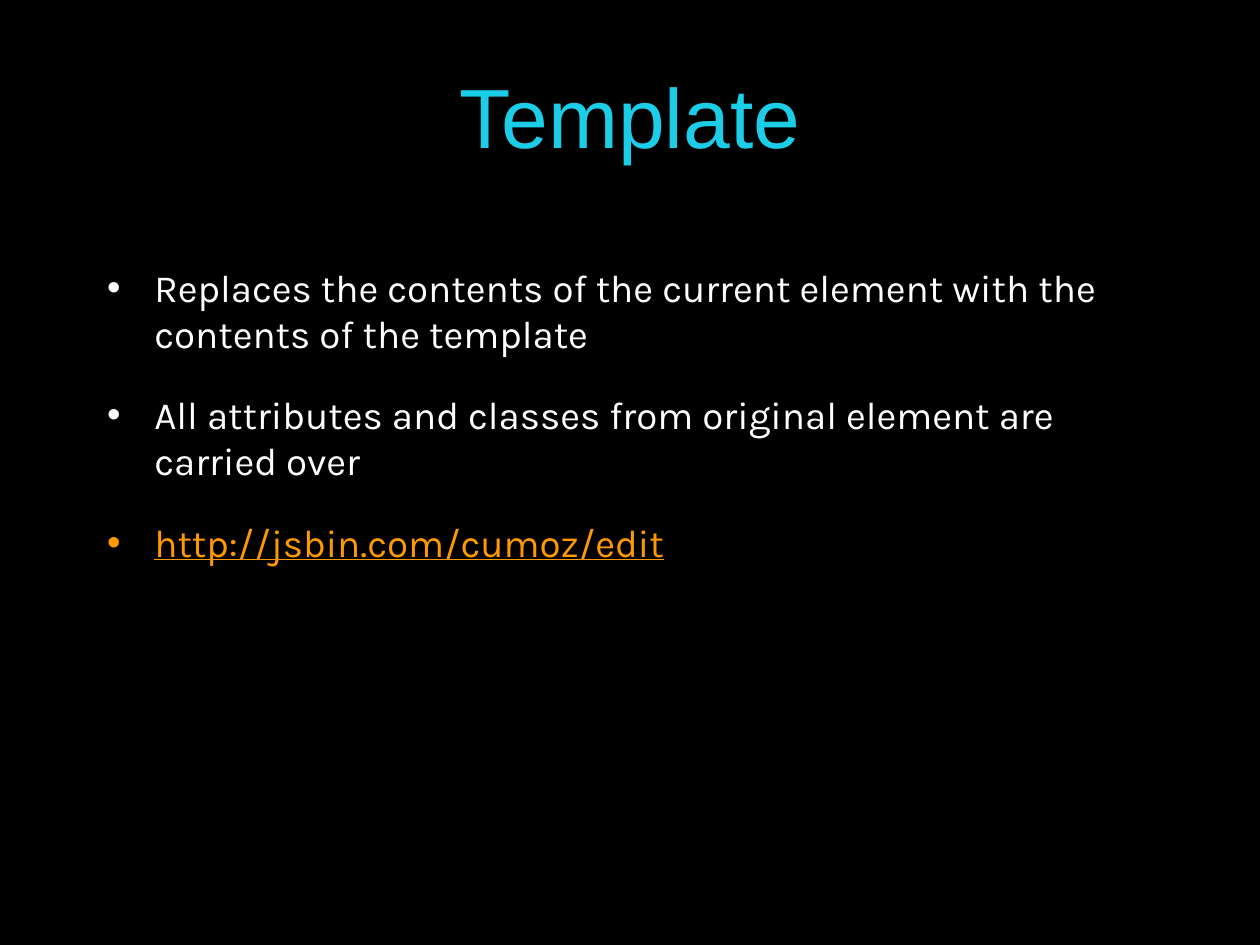
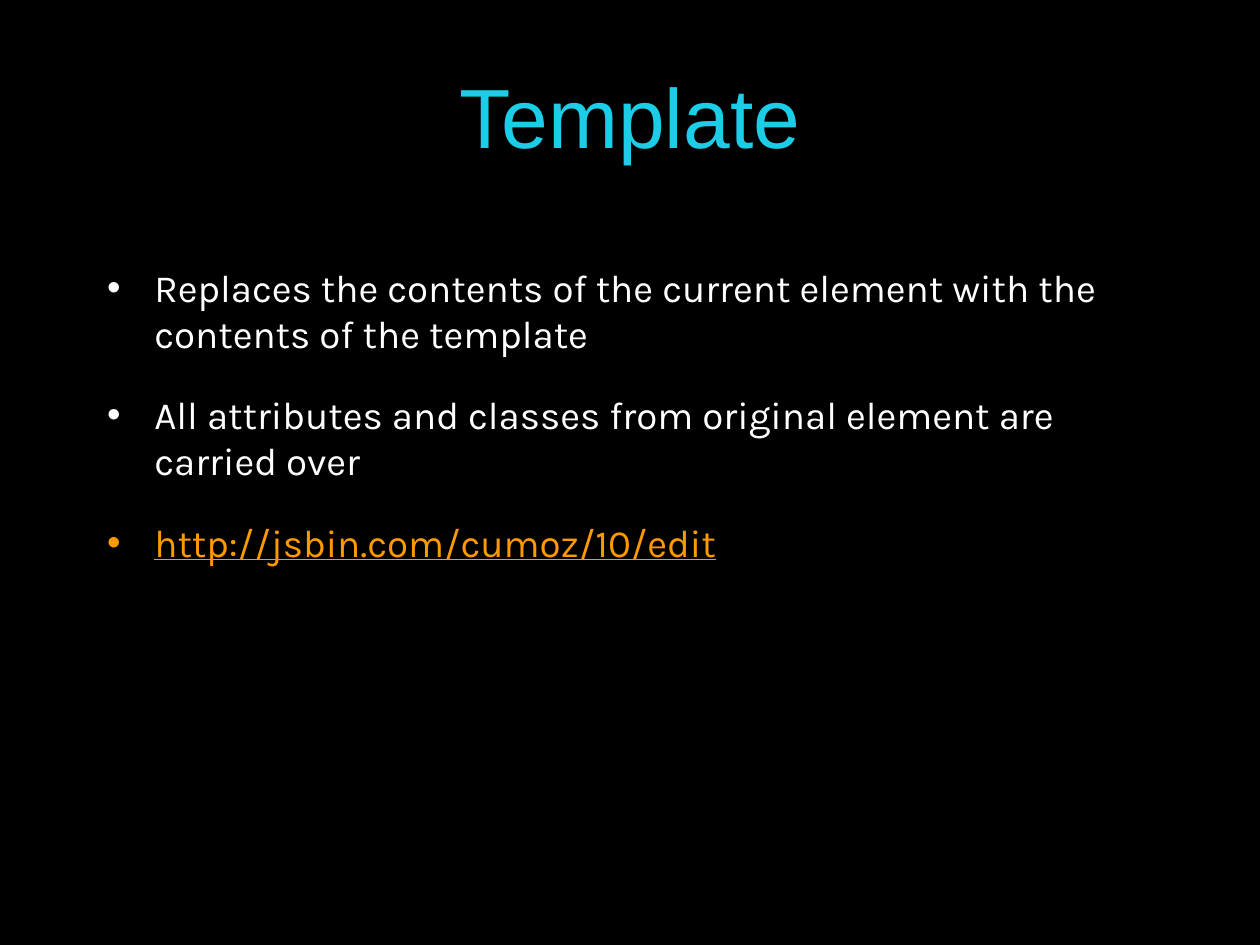
Before and after one commit to pmaccart/ng-bootcamp, a slide deck: slide 13 of slides/ng-bootcamp-day-4.pptx. Drawn at 1260x945 pixels with LibreOffice and Linux fonts; fonts in the diff are those of the drawing. Boxes give left, top, right and bottom in pixels: in the first picture for what was removed or moved away, otherwise in the second. Text is boxed around its words. In the diff, an @@ line names an element or a change of style, - is before the commit and + after.

Commit message:
slides

```diff
--- a/slides/ng-bootcamp-day-4.pptx
+++ b/slides/ng-bootcamp-day-4.pptx
@@ text at box(154, 529, 716, 566): text changed @@
-• http://jsbin.com/cumoz/edit
+• http://jsbin.com/cumoz/10/edit
```
